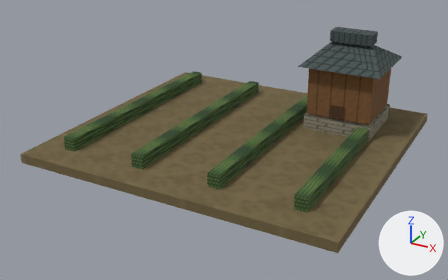
An edit to the glTF model app/src/main/assets/3d/field/domestic-FARM-1-lod2.glb, drawn before and after from the same camera.
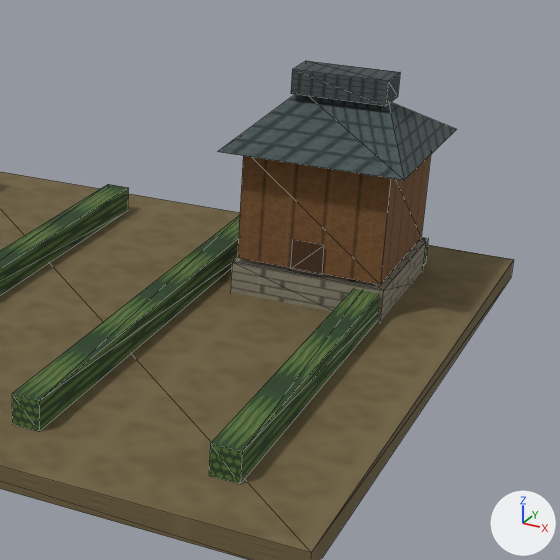
Each version is shown whole from a 50 mm camera at (0.735, -1.425, 0.704) aimed at (-0.012, -0.068, 0.026), then close up on the part from 45% to 100% of the width and 0% to 88% of the height. Lighting does not change. The marker at lower right points along +X, +Y and +Z. The last two pictures show the newer version. The close-ups show mesh edges as thin lines. Vertices at exactly the same position are counted once.
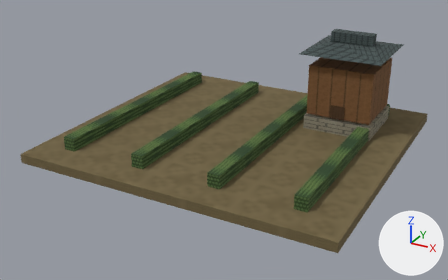
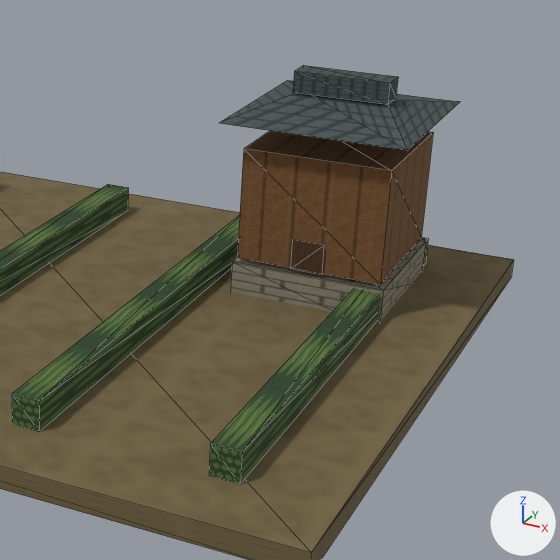
Diff of the bpy script that builds the scene:
```diff
--- a/app/src/main/assets/3d/field/domestic-FARM-1-lod2.glb.py
+++ b/app/src/main/assets/3d/field/domestic-FARM-1-lod2.glb.py
@@ me_mesh_0 @@
 # used by ob_mesh_0; location = (0.0, 0.0, 0.0)
 # before: 48 (0.127, 0.327, 0.21), 49 (0.352, 0.327, 0.21) at pixel (456, 129), 52 (0.352, 0.093, 0.21) at pixel (404, 180), 53 (0.127, 0.093, 0.21) at pixel (217, 151)
-me_mesh_0.from_pydata(...)  # 74 vertices, 88 faces; spans x -0.43..0.43, y -0.4..0.4, z 0.0..0.296
-me_mesh_0.vertices[50].co = (0.294, 0.21, 0.266)
-me_mesh_0.vertices[51].co = (0.186, 0.21, 0.266)
+me_mesh_0.from_pydata(...)  # 74 vertices, 88 faces; spans x -0.43..0.43, y -0.4..0.4, z 0.0..0.292
+# me_mesh_0 part 1: the loose piece of 8 vertices spanning x 0.182..0.299, y 0.185..0.235, z 0.266..0.296 is scaled about its middle by (1, 0.68, 0.867), then moved by (0.0, 0.0, -0.002)
+# me_mesh_0 part 2
+for i in [48, 49, 52, 53]: me_mesh_0.vertices[i].co += Vector((0.0, 0.0, 0.035))
+me_mesh_0.vertices[50].co = (0.292, 0.21, 0.266)
+me_mesh_0.vertices[51].co = (0.188, 0.21, 0.266)
 me_mesh_0.materials.append(mat_material_0)
```

Boxes [x1, y1, x2, y2] around the edits, measured in the close-ups (560 x 560 px; the box of a moved part takes in the faces that stretch with it):
'Mesh_0', reshaped: before [0, 61, 513, 560]; after [0, 66, 513, 560]
part 1 of me_mesh_0, moved or reshaped: before [291, 61, 400, 106]; after [293, 66, 398, 105]
part 2 of me_mesh_0, moved or reshaped: before [218, 95, 457, 180]; after [220, 80, 460, 150]
